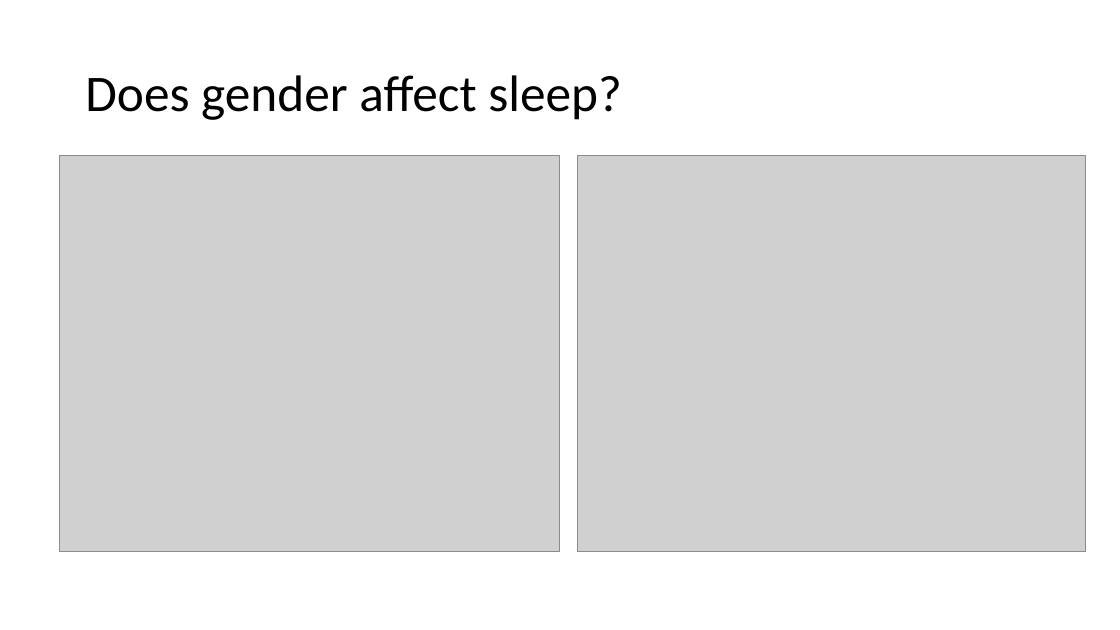
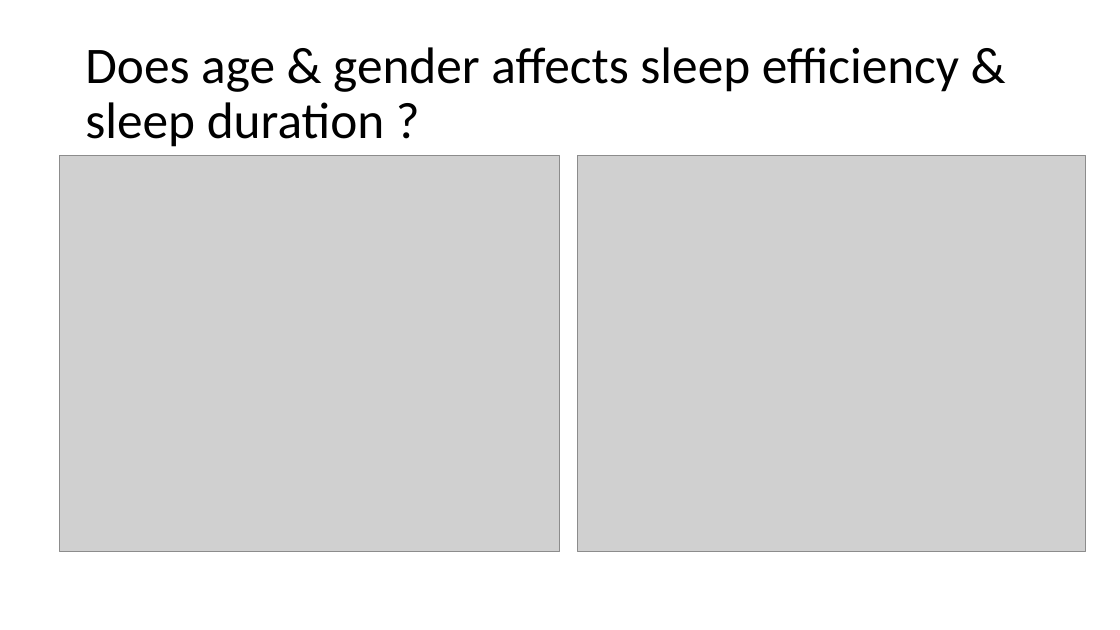
Before and after one commit to JenFreeze/Project_1, a slide deck: slide 7 of Project1 with titles.pptx. Drawn at 1120x630 pixels with LibreOffice and Linux fonts; fonts in the diff are those of the drawing; grey boxes stand for pictures. Boxes give left, top, right and bottom in pixels: in the first picture for what was removed or moved away, otherwise in the second. Text is boxed around its words. In the diff, an @@ line names an element or a change of style, - is before the commit and + after.

Commit message:
Change in gender slide title

```diff
--- a/Project1 with titles.pptx
+++ b/Project1 with titles.pptx
@@ title at (85,47,959,147): text changed @@
-Does gender affect sleep?
+Does age & gender affects sleep efficiency & sleep duration ?
```
